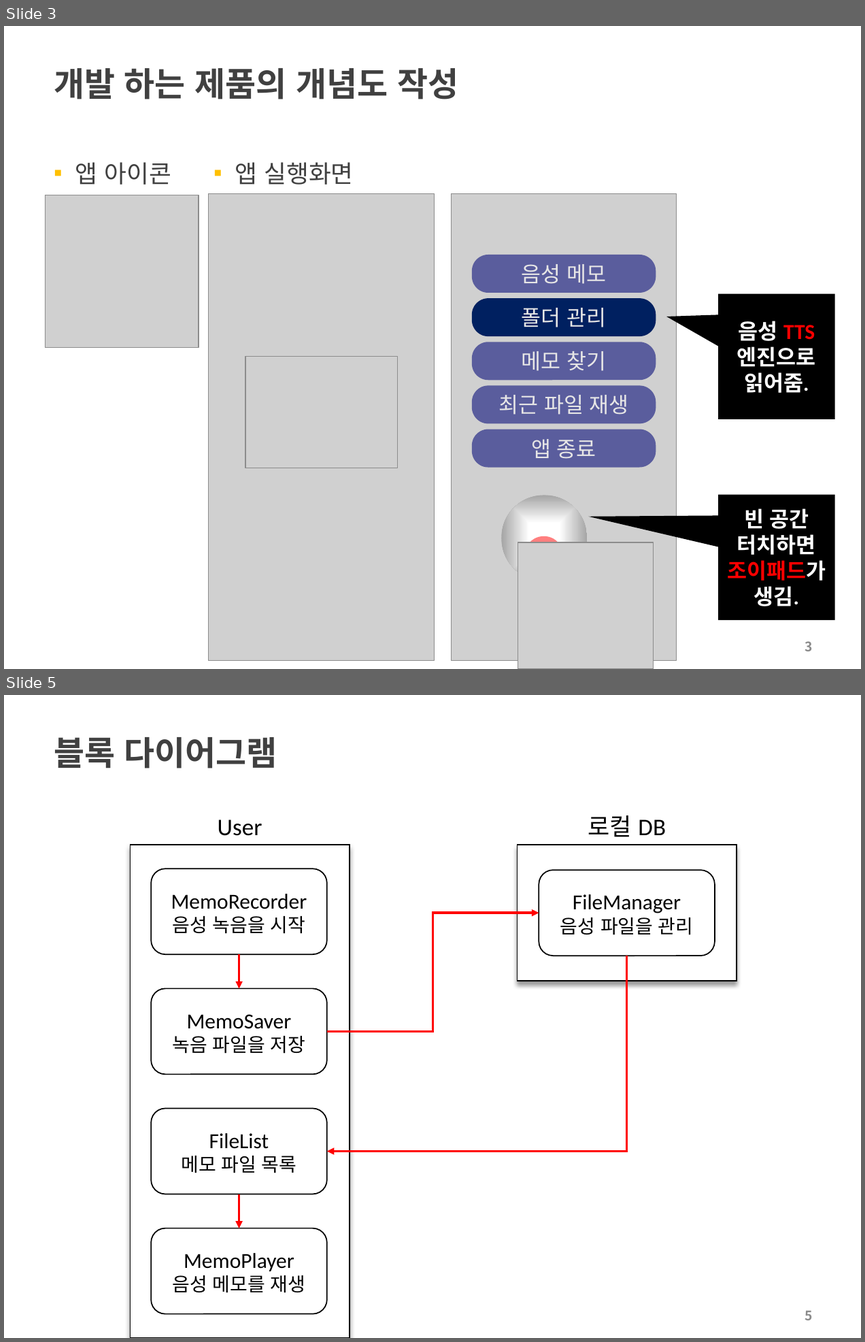
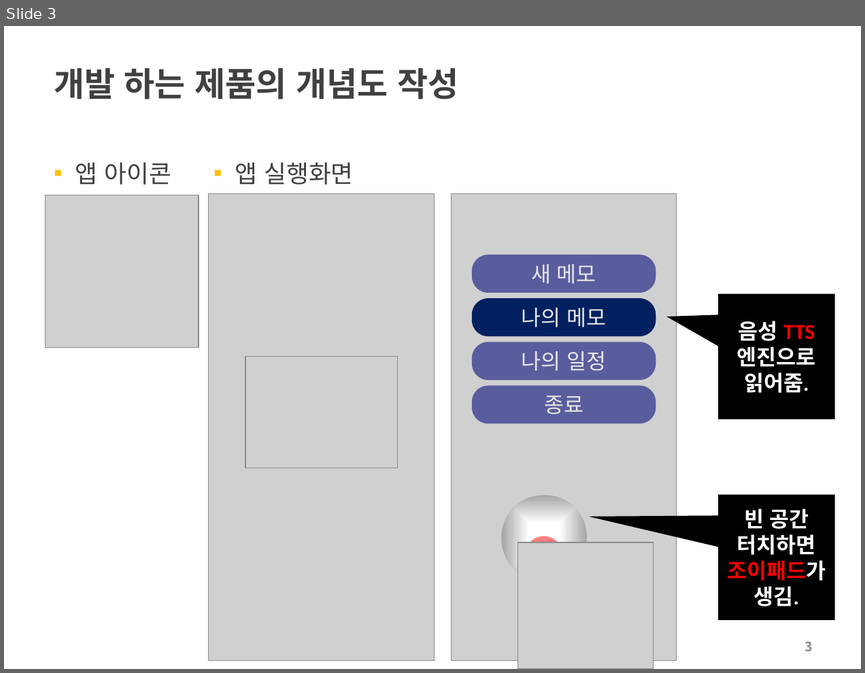
Before and after one commit to choisinho/capstone1, a slide deck: 2022-2-PreCapstoneDesign-최종보고서.pptx. Shown one above the other, each under a label of ours: slides 3 and 5 before the commit, slide 3 after it; the slides between them are not shown. The pictures are 865x1342 and 865x673 pixels, drawn with LibreOffice and Linux fonts; fonts in the diff are those of the drawing; grey boxes stand for pictures; background and template pictures are left out. Boxes give left, top, right and bottom in pixels: in the first picture for what was removed or moved away, otherwise in the second. Text is boxed around its words. In the diff, an @@ line names an element or a change of style, - is before the commit and + after.

```diff
--- a/2022-2-PreCapstoneDesign-최종보고서.pptx
+++ b/2022-2-PreCapstoneDesign-최종보고서.pptx
@@ slide 5 removed at <box>4,695,861,1338</box>, background #FFFFFF @@
@@ title removed at <box>54,737,277,768</box> @@
-블록 다이어그램
@@ group removed at <box>130,815,736,1338</box>: 5 rounded rectangles, 2 rectangles, 2 texts, 2 arrows, 2 elbow arrows @@
-User
-로컬 DB
-MemoRecorder
-음성 녹음을 시작
-MemoSaver
-녹음 파일을 저장
-FileList
-메모 파일 목록
-MemoPlayer
-음성 메모를 재생
-FileManager
-음성 파일을 관리
@@ page number removed at <box>805,1310,813,1320</box> @@
-5
@@ slide 3 changed as well @@
@@ text in rounded rectangle at <box>531,264,596,284</box>: text changed @@
-음성 메모
+새 메모
@@ text in rounded rectangle at <box>521,308,606,327</box>: text changed @@
-폴더 관리
+나의 메모
@@ text in rounded rectangle at <box>521,351,606,371</box>: text changed @@
-메모 찾기
+나의 일정
@@ text in rounded rectangle at <box>544,395,583,414</box>: text changed @@
-최근 파일 재생
+종료
@@ rounded rectangle removed at <box>472,429,656,467</box> @@
-앱 종료
```
Also in this commit, not shown: 2 other slides changed, 10 slides added, 1 other slide removed, 1 other file.
